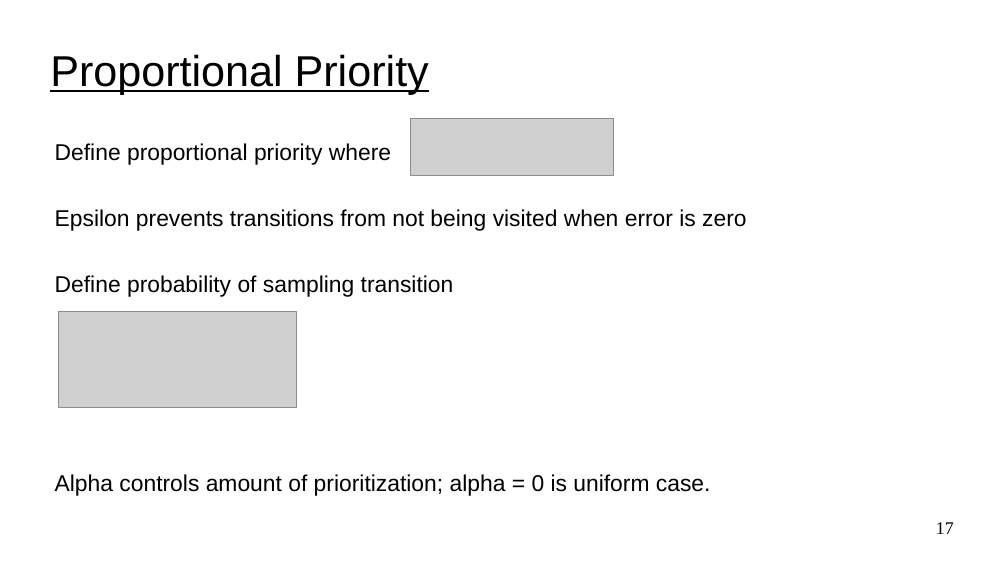
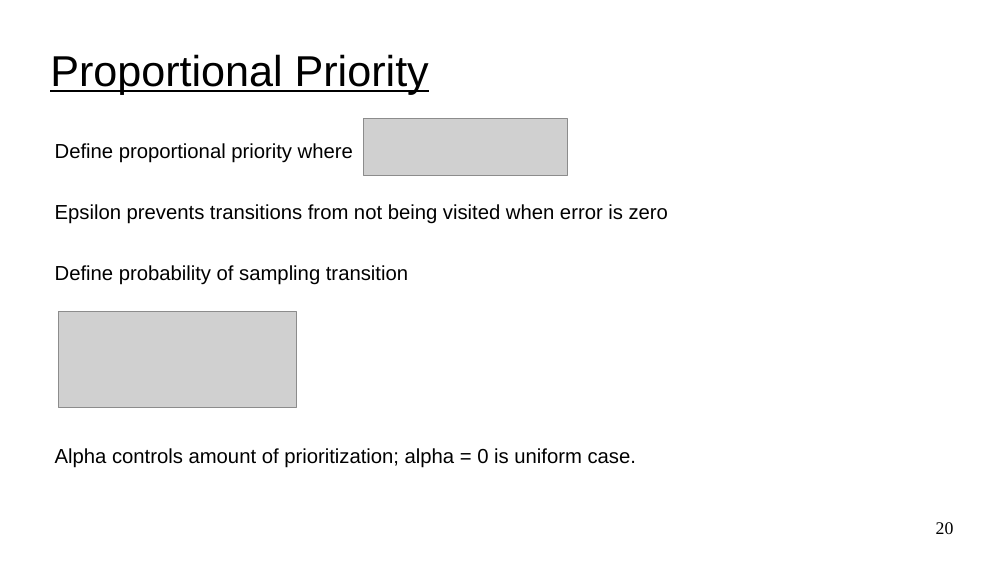
Before and after one commit to UVADS/reinforcement_learning, a slide deck: slide 20 of 06_deep_q_networks_extensions/dqn_extensions.ppt (slide 17 before the commit). Drawn at 1008x567 pixels with LibreOffice and Linux fonts; fonts in the diff are those of the drawing; grey boxes stand for pictures. Boxes give left, top, right and bottom in pixels: in the first picture for what was removed or moved away, otherwise in the second. Text is boxed around its words. In the diff, an @@ line names an element or a change of style, - is before the commit and + after.

```diff
--- a/06_deep_q_networks_extensions/dqn_extensions.ppt
+++ b/06_deep_q_networks_extensions/dqn_extensions.ppt
@@ picture: place and size @@
-picture at bbox=[411, 119, 614, 176]
+picture at bbox=[364, 119, 567, 176]
@@ text "Define proportional priority where" at bbox=[55, 143, 668, 468]: size 18 to 16 pt @@
@@ page number at bbox=[936, 522, 954, 534]: text changed @@
-17
+20
```
Also in this commit, not shown: 25 other slides changed, 5 slides added.
